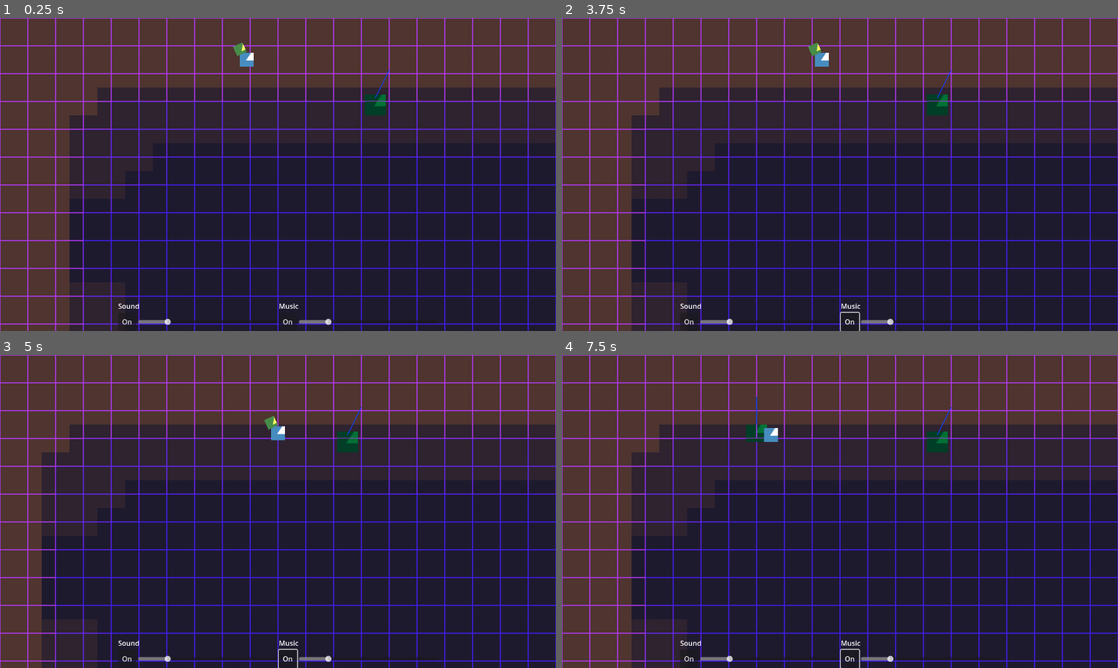
Above: before the commit, frames 1-4 (two rows, left to right).
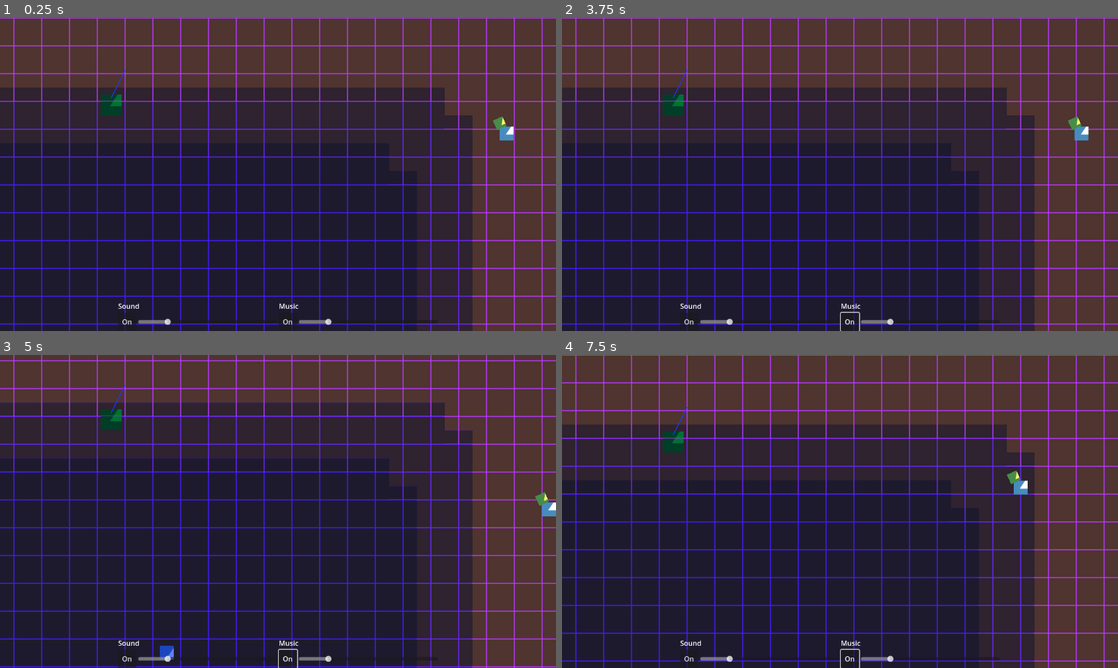
Above: after the commit, the same moments.

Repository: coderaurus/ld-57
Game: Godot game, scene res://scenes/main.tscn
Two runs of this game, one before a commit and one after it. Both use one fixed random seed, a clock stepped at 60 frames per second and the inputs below. The engine's default icon, where the game draws it, is replaced by a stand-in: a white triangle on a blue panel in a dark square.
Inputs (mouse positions are in pixels of both pictures, inside the frame that each line leads up to):
- Up to frame 1 (0.25 s): no input
- Up to frame 2 (3.75 s): click "On" at 0.5 s; click "Off" at 1.25 s; click "On" at 2 s; click "Off" at 2.75 s; tap Enter at 3.5 s; move the mouse to (962, 158) at 3.52 s; hold D (move_right) from 3.53 s (still down); tap Space (jump) at 3.6 s
- Up to frame 3 (5 s): tap Space (jump) at 3.77, 4.07, 4.52, 4.55, 4.82 s; move the mouse to (166, 527) at 4.27 s; release D (move_right) at 4.28 s; hold S (move_down) from 4.28 s (still down); tap Shift (move_boost) at 4.35 s
- Up to frame 4 (7.5 s): move the mouse to (895, 442) at 5.02 s; release S (move_down) at 5.03 s; hold D (move_right) 5.03-5.78 s; tap F (use_item) at 5.1, 7.35 s; tap Space (jump) at 5.3, 5.85, 6.02, 6.32, 6.77, 6.8, 7.07 s; move the mouse to (812, 574) at 5.77 s; hold W (move_up) 5.78-6.53 s; move the mouse to (1006, 558) at 6.52 s; hold Shift (move_boost) 6.53-7.28 s; hold A (move_left) from 6.53 s (still down); move the mouse to (673, 464) at 7.27 s

The runs differ from the first frame. In frame 1, 31% of the frame differs, in the area x 0-100%, y 0-100%; in frame 2, 31%; in frame 3, 39%; in frame 4, 31%.

Commit message:
Add goal

Diff:
--- /dev/null
+++ b/scenes/goal.tscn
@@ -0,0 +1,20 @@
+[gd_scene load_steps=4 format=3 uid="uid://tuwi8er06jmx"]
+
+[ext_resource type="Script" path="res://scripts/goal.gd" id="1_8p1ej"]
+[ext_resource type="Texture2D" uid="uid://svxn5curuy82" path="res://icon.svg" id="1_l5ckj"]
+
+[sub_resource type="RectangleShape2D" id="RectangleShape2D_ttbdm"]
+size = Vector2(96, 96)
+
+[node name="Goal" type="Area2D"]
+position = Vector2(64, -8)
+collision_mask = 2
+script = ExtResource("1_8p1ej")
+
+[node name="Sprite2D" type="Sprite2D" parent="."]
+texture = ExtResource("1_l5ckj")
+
+[node name="CollisionShape2D" type="CollisionShape2D" parent="."]
+shape = SubResource("RectangleShape2D_ttbdm")
+
+[connection signal="body_entered" from="." to="." method="_on_body_entered"]
--- a/scenes/main.tscn
+++ b/scenes/main.tscn
@@ -9,20 +9,26 @@
 [ext_resource type="Script" path="res://scripts/ui/menu.gd" id="4_ui60o"]
 [ext_resource type="Script" path="res://scripts/map.gd" id="4_ypgnk"]
 [ext_resource type="PackedScene" uid="uid://d4f4byvuv5qqh" path="res://scenes/jumpable.tscn" id="8_wyaih"]
-[ext_resource type="PackedScene" uid="uid://4xkxuohjlx88" path="res://scenes/player.tscn" id="9_1a0w7"]
+
+[sub_resource type="Curve2D" id="Curve2D_080ud"]
+_data = {
+"points": PackedVector2Array(0, 0, 0, 0, 1744, 56, 0, 0, 0, 0, 1736, 1008, 0, 0, 0, 0, 48, 1000, 0, 0, 0, 0, 56, 56, 0, 0, 0, 0, 1736, 48)
+}
+point_count = 5
 
 [node name="Main" type="Node2D"]
+process_mode = 3
 script = ExtResource("1_utmhm")
 
-[node name="Camera2D" type="Camera2D" parent="." node_paths=PackedStringArray("target")]
+[node name="Level" type="Node2D" parent="."]
+process_mode = 1
+script = ExtResource("3_pbwqq")
+
+[node name="Camera2D" type="Camera2D" parent="Level"]
 position = Vector2(1288, 864)
 limit_left = -32
 limit_top = -32
 script = ExtResource("2_soc7n")
-target = NodePath("../Level/Player")
-
-[node name="Level" type="Node2D" parent="."]
-script = ExtResource("3_pbwqq")
 
 [node name="Maps" type="Node2D" parent="Level"]
 
@@ -102,10 +108,15 @@
 
 [node name="Objects" type="Node2D" parent="Level/Maps/Map3"]
 
-[node name="Player" parent="Level" instance=ExtResource("9_1a0w7")]
-position = Vector2(536, 72)
+[node name="Spawn" type="Path2D" parent="Level"]
+curve = SubResource("Curve2D_080ud")
+
+[node name="Point" type="PathFollow2D" parent="Level/Spawn"]
+position = Vector2(1744, 56)
+rotation = 1.5792
 
 [node name="CanvasLayer" type="CanvasLayer" parent="."]
+process_mode = 3
 
 [node name="Menu" type="Control" parent="CanvasLayer"]
 layout_mode = 3
--- /dev/null
+++ b/scripts/goal.gd
@@ -0,0 +1,8 @@
+extends Area2D
+class_name Goal
+
+signal goal_reached
+
+func _on_body_entered(body: Node2D) -> void:
+	if body is Player:
+		goal_reached.emit()
--- a/scripts/level.gd
+++ b/scripts/level.gd
@@ -1,16 +1,18 @@
 extends Node2D
 class_name Level
 
-@onready var player := $Player
+@onready var player : Player
 @onready var maps: Node2D = $Maps
 
+const PLAYER = preload("res://scenes/player.tscn")
 const BUCKET = preload("res://scenes/bucket.tscn")
 const TOY = preload("res://scenes/toy.tscn")
+const GOAL = preload("res://scenes/goal.tscn")
+
+var goal: Goal
 
 func _ready() -> void:
-	player.is_aiming_jump.connect(_on_player_aiming_jump)
-	player.is_aiming_item.connect(_on_player_aiming_item)
-	player.is_placing_item.connect(_on_player_placing_item)
+	_spawn_player()
 
 	var map_count = maps.get_child_count()
 	for i in map_count:
@@ -104,3 +106,29 @@
 	var toy = TOY.instantiate()
 	last_map.objects.add_child(toy)
 	toy.global_position = spawn_point * 64
+
+func _spawn_player() -> void:
+	player = PLAYER.instantiate()
+	add_child(player)
+	player.global_position = _get_spawn_point()
+
+	player.is_aiming_jump.connect(_on_player_aiming_jump)
+	player.is_aiming_item.connect(_on_player_aiming_item)
+	player.is_placing_item.connect(_on_player_placing_item)
+	player.toy_get.connect(_on_player_toy_get)
+
+	$Camera2D.target = player
+
+func _spawn_goal() -> void:
+	goal = GOAL.instantiate()
+	add_child(goal)
+	goal.global_position = _get_spawn_point()
+	goal.goal_reached.connect(get_parent().on_goal_reached)
+
+
+func _get_spawn_point() -> Vector2:
+	$Spawn/Point.progress_ratio = randf()
+	return $Spawn/Point.global_position
+
+func _on_player_toy_get() -> void:
+	call_deferred("_spawn_goal")
--- a/scripts/main.gd
+++ b/scripts/main.gd
@@ -1,7 +1,7 @@
 extends Node2D
 class_name Main
 
-@onready var camera: Camera2D = $Camera2D
+@onready var camera: Camera2D = $Level/Camera2D
 @onready var map: Node2D = $Level/Maps/Map
 
 func _ready() -> void:
@@ -9,3 +9,7 @@
 
 	camera.limit_right = ground.get_used_rect().size.x * ground.tile_set.tile_size.x - 64
 	camera.limit_bottom = ground.get_used_rect().size.y * ground.tile_set.tile_size.y - 64
+
+func on_goal_reached() -> void:
+	print("Game won!")
+	get_tree().paused = true
--- a/scripts/player.gd
+++ b/scripts/player.gd
@@ -12,6 +12,7 @@
 signal is_aiming_jump
 signal is_aiming_item
 signal is_placing_item
+signal toy_get
 
 func _process(delta: float) -> void:
 	pass
@@ -56,6 +57,7 @@
 
 func get_toy() -> void:
 	toy_acquired = true
+	toy_get.emit()
 	$Sprite2D/ToySprite.show()
 	$Bravery.monitoring = true
 
